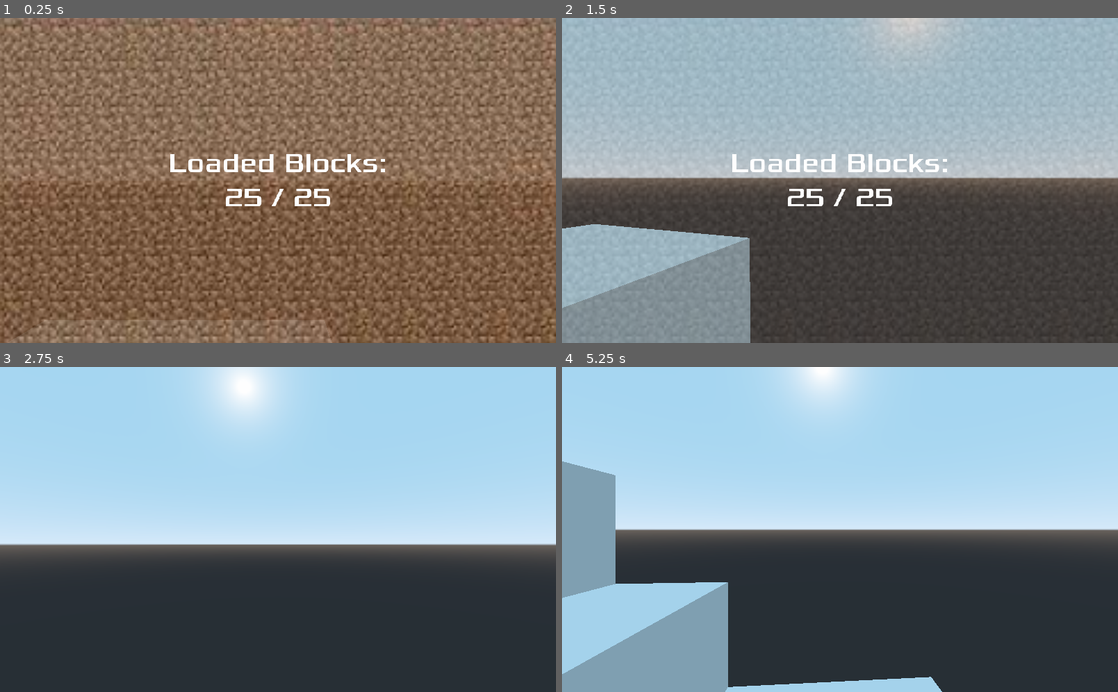
Above: before the commit, frames 1-4 (two rows, left to right).
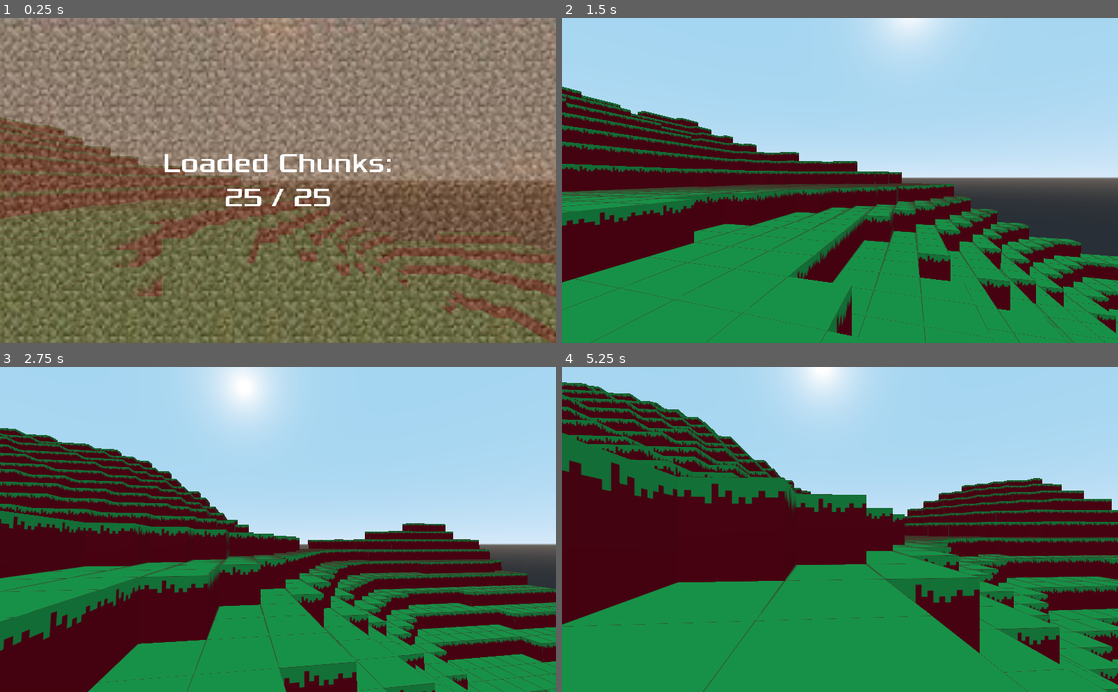
Above: after the commit, the same moments.

Repository: alexmcgowan112/Minecraft-clone
Game: Godot game, scene res://environment/World.tscn
The game is run twice, just before and just after one commit, with the same random seed, the same clock (stepped at 60 frames per second) and the same inputs.
Inputs (mouse positions are in pixels of both pictures, inside the frame that each line leads up to):
- Up to frame 1 (0.25 s): no input
- Up to frame 2 (1.5 s): move the mouse to (867, 180) at 0.52 s; hold Shift (Sprint) 0.53-1.28 s; hold Up (ui_up) from 0.53 s (still down); click (867, 180) at 0.67 s; tap Space (Jump) at 0.77 s; move the mouse to (812, 180) at 1.27 s; tap Shift (Sprint) at 1.35 s; click (812, 180) at 1.42 s
- Up to frame 3 (2.75 s): keep holding Up (ui_up); tap Space (Jump) at 1.52 s; move the mouse to (289, 523) at 2.02 s; hold Shift (Sprint) from 2.03 s (still down); click (289, 523) at 2.17 s
- Up to frame 4 (5.25 s): keep holding Up (ui_up); move the mouse to (834, 536) at 2.77 s; release Shift (Sprint) at 2.78 s; tap Shift (Sprint) at 2.85, 4.35 s; click (834, 536) at 2.92 s; tap Space (Jump) at 3.02, 3.77, 4.52 s; move the mouse to (878, 532) at 3.52 s; hold Shift (Sprint) 3.53-4.28 s; click (878, 532) at 3.67 s; move the mouse to (795, 526) at 4.27 s; click (795, 526) at 4.42 s; move the mouse to (845, 529) at 5.02 s; hold Shift (Sprint) from 5.03 s (still down); click (845, 529) at 5.17 s

The runs differ from the first frame. In frame 1, 26% of the frame differs, in the area x 0-100%, y 0-100%; in frame 2, 95%; in frame 3, 56%; in frame 4, 70%.

Commit message:
prototype

Diff:
--- /dev/null
+++ b/environment/Block.tres
@@ -0,0 +1,6 @@
+[gd_resource type="SpatialMaterial" load_steps=2 format=2]
+
+[ext_resource path="res://environment/grass.png" type="Texture" id=1]
+
+[resource]
+albedo_texture = ExtResource( 1 )
--- a/environment/Block.tscn
+++ b/environment/Block.tscn
@@ -1,14 +1,23 @@
-[gd_scene load_steps=2 format=2]
+[gd_scene load_steps=5 format=2]
+
+[ext_resource path="res://environment/grass.png" type="Texture" id=1]
 
 [sub_resource type="BoxShape" id=1]
 extents = Vector3( 0.5, 0.5, 0.5 )
 
+[sub_resource type="CubeMesh" id=2]
+size = Vector3( 1, 1, 1 )
+
+[sub_resource type="SpatialMaterial" id=3]
+albedo_texture = ExtResource( 1 )
+
 [node name="Block" type="StaticBody"]
 
 [node name="CollisionShape" type="CollisionShape" parent="."]
+transform = Transform( 1, 0, 0, 0, 1, 0, 0, 0, 1, 0.5, 0.5, 0.5 )
 shape = SubResource( 1 )
 
-[node name="CSGBox" type="CSGBox" parent="CollisionShape"]
-width = 1.0
-height = 1.0
-depth = 1.0
+[node name="MeshInstance" type="MeshInstance" parent="."]
+transform = Transform( 1, 0, 0, 0, 1, 0, 0, 0, 1, 0.5, 0.5, 0.5 )
+mesh = SubResource( 2 )
+material/0 = SubResource( 3 )
--- /dev/null
+++ b/environment/BlockHighlight.tscn
@@ -0,0 +1,39 @@
+[gd_scene load_steps=3 format=2]
+
+[sub_resource type="GDScript" id=2]
+script/source = "extends Spatial
+
+"
+
+[sub_resource type="SpatialMaterial" id=1]
+albedo_color = Color( 0, 0, 0, 1 )
+
+[node name="BlockHighlight" type="Spatial"]
+script = SubResource( 2 )
+
+[node name="CSGCombiner" type="CSGCombiner" parent="."]
+transform = Transform( 1, 0, 0, 0, 1, 0, 0, 0, 1, 0.5, 0.5, 0.5 )
+
+[node name="CSGBox" type="CSGBox" parent="CSGCombiner"]
+width = 1.01
+height = 1.01
+depth = 1.01
+material = SubResource( 1 )
+
+[node name="CSGBox2" type="CSGBox" parent="CSGCombiner"]
+operation = 2
+width = 0.99
+height = 0.99
+material = SubResource( 1 )
+
+[node name="CSGBox3" type="CSGBox" parent="CSGCombiner"]
+operation = 2
+width = 0.99
+depth = 0.99
+material = SubResource( 1 )
+
+[node name="CSGBox4" type="CSGBox" parent="CSGCombiner"]
+operation = 2
+height = 0.99
+depth = 0.99
+material = SubResource( 1 )
--- a/environment/Chunk.gd
+++ b/environment/Chunk.gd
@@ -2,24 +2,22 @@
 
 
 var block = load("res://environment/Block.tscn")
-
-var position : Vector2 = Vector2()
 
 var noise
 var player
 
 var blocks = []
 
-func _init(noise, player):
-	self.noise = noise
-	self.player = player
+func _init(worldNoise, thePlayer, position : Vector2):
+	noise = worldNoise
+	player = thePlayer
+	translation.x = position.x
+	translation.z = position.y
 
-	for i in range(-5,6):
-		var row = []
-		for j in range(-5,6):
-			var height = int(noise.get_noise_2d(i,j)*25)
+	for i in range(-5,5):
+		for j in range(-5,5):
+			var height = int(noise.get_noise_2d(position.x+i,position.y+j)*25)
 			var newBlock = block.instance()
 			add_child(newBlock)
 			newBlock.translation = Vector3(i,height,j)
-			row.append(newBlock)
-		blocks.append(row)
+			blocks.append(newBlock)
--- a/environment/Chunk.tscn
+++ b/environment/Chunk.tscn
@@ -1,17 +1,6 @@
-[gd_scene load_steps=4 format=2]
+[gd_scene load_steps=2 format=2]
 
 [ext_resource path="res://environment/Chunk.gd" type="Script" id=1]
 
-[sub_resource type="OpenSimplexNoise" id=1]
-octaves = 2
-
-[sub_resource type="NoiseTexture" id=2]
-noise = SubResource( 1 )
-
 [node name="Chunk" type="Spatial"]
 script = ExtResource( 1 )
-
-[node name="TextureRect" type="TextureRect" parent="."]
-margin_right = 40.0
-margin_bottom = 40.0
-texture = SubResource( 2 )
--- a/environment/World.gd
+++ b/environment/World.gd
@@ -3,7 +3,7 @@
 
 var noise = OpenSimplexNoise.new()
 
-var block = load("res://environment/Block.tscn")
+var chunkScene = preload("res://environment/Chunk.gd")
 
 var test
 
@@ -14,77 +14,49 @@
 
 var playerPosition : Vector2 = Vector2()
 
-var world = []
+var chunks = []
+
+func _ready():
+	load_world()
 
 func load_world():
 	randomize()
 	noise.seed = randi()
-	noise.octaves = 2
-	for i in range(-renderDist,renderDist+1):
-		var row = []
+	for i in range(-renderDist, renderDist+1):
 		for j in range(-renderDist, renderDist+1):
-			var height = int(noise.get_noise_2d(i,j)*25)
-			var newBlock = block.instance()
-			add_child(newBlock)
-			newBlock.translation = Vector3(i,height,j)
-			row.append(newBlock)
+			var newChunk = chunkScene.new(noise, player, Vector2(i*10, j*10))
+			add_child(newChunk)
+			chunks.append(newChunk)
 		loadingScreen.set_progress((i+renderDist+1)*(2*renderDist+1), pow((renderDist*2+1),2))
-		world.append(row)
-	loadingScreen.fade(2)
+		print((i+renderDist+1)*(2*renderDist+1),"/", pow((renderDist*2+1),2)," chunks loaded")
+	loadingScreen.fade(1)
 	player.translation.y = int(noise.get_noise_2d(0,0)*25)+1
 
 func _process(_delta):
-	if world == []:
-		load_world()
-	if Vector2(player.translation.x, player.translation.z) != playerPosition:
-		var moveDir = Vector2(int(player.translation.x), int(player.translation.z)) - playerPosition
-		playerPosition = Vector2(int(player.translation.x), int(player.translation.z))
-		print(playerPosition)
-
-		if moveDir.x > 0:
-			var row = []
-			for j in range(-renderDist,renderDist+1):
-				var height = int(noise.get_noise_2d(renderDist+playerPosition.x,j+playerPosition.y)*25)
-				var newBlock = block.instance()
-				add_child(newBlock)
-				newBlock.translation = Vector3(renderDist+playerPosition.x,height,j+playerPosition.y)
-				row.append(newBlock)
-			for cube in world[0]:
-				cube.queue_free()
-			world.remove(0)
-
-			world.append(row)
-
-		elif moveDir.x < 0:
-			var row = []
-			for j in range(-renderDist,renderDist+1):
-				var height = int(noise.get_noise_2d(-renderDist+playerPosition.x,j+playerPosition.y)*25)
-				var newBlock = block.instance()
-				add_child(newBlock)
-				newBlock.translation = Vector3(-renderDist+playerPosition.x,height,j+playerPosition.y)
-				row.append(newBlock)
-			for cube in world[renderDist*2]:
-				cube.queue_free()
-			world.remove(renderDist*2)
-
-			world.insert(0,row)
-		if moveDir.y > 0:
-			for i in range(-renderDist,renderDist+1):
-				var row = world[i+renderDist]
-				var height = int(noise.get_noise_2d(i+playerPosition.x,renderDist+playerPosition.y)*25)
-				var newBlock = block.instance()
-				add_child(newBlock)
-				newBlock.translation = Vector3(i+playerPosition.x,height,renderDist+playerPosition.y)
-				row.append(newBlock)
-				row[0].queue_free()
-				row.remove(0)
-		elif moveDir.y < 0:
-			for i in range(-renderDist,renderDist+1):
-				var row = world[i+renderDist]
-				var height = int(noise.get_noise_2d(i+playerPosition.x,-renderDist+playerPosition.y)*25)
-				var newBlock = block.instance()
-				add_child(newBlock)
-				newBlock.translation = Vector3(i+playerPosition.x,height,-renderDist+playerPosition.y)
-				row.insert(0,newBlock)
-				row[renderDist*2].queue_free()
-				row.remove(renderDist*2)
+	for chunk in chunks:
+		var xDist = player.translation.x - chunk.translation.x
+		if xDist > 5 + renderDist*10:
+			var newChunk = chunkScene.new(noise, player, Vector2(chunk.translation.x + renderDist * 20 + 10, chunk.translation.z))
+			add_child(newChunk)
+			chunks.append(newChunk)
+			chunks.erase(chunk)
+			chunk.queue_free()
+		elif xDist < -5 - renderDist*10:
+			var newChunk = chunkScene.new(noise, player, Vector2(chunk.translation.x - renderDist * 20 - 10, chunk.translation.z))
+			add_child(newChunk)
+			chunks.append(newChunk)
+			chunks.erase(chunk)
+			chunk.queue_free()
+		var zDist = player.translation.z - chunk.translation.z
+		if zDist > 5 + renderDist*10:
+			var newChunk = chunkScene.new(noise, player, Vector2(chunk.translation.x, chunk.translation.z + renderDist * 20 + 10))
+			add_child(newChunk)
+			chunks.append(newChunk)
+			chunks.erase(chunk)
+			chunk.queue_free()
+		elif zDist < -5 - renderDist*10:
+			var newChunk = chunkScene.new(noise, player, Vector2(chunk.translation.x, chunk.translation.z - renderDist * 20 - 10))
+			add_child(newChunk)
+			chunks.append(newChunk)
+			chunks.erase(chunk)
+			chunk.queue_free()
--- a/environment/World.tscn
+++ b/environment/World.tscn
@@ -1,9 +1,10 @@
-[gd_scene load_steps=5 format=2]
+[gd_scene load_steps=6 format=2]
 
 [ext_resource path="res://player/Player.gd" type="Script" id=1]
 [ext_resource path="res://menus/LoadingScreen.tscn" type="PackedScene" id=2]
 [ext_resource path="res://player/Player.tscn" type="PackedScene" id=3]
 [ext_resource path="res://environment/World.gd" type="Script" id=4]
+[ext_resource path="res://environment/BlockHighlight.tscn" type="PackedScene" id=5]
 
 [node name="World" type="Spatial"]
 script = ExtResource( 4 )
@@ -16,3 +17,6 @@
 
 [node name="Camera" type="Camera" parent="."]
 transform = Transform( -0.707107, 0.5, -0.5, 0, 0.707107, 0.707107, 0.707107, 0.5, -0.5, -10, 10, -10 )
+
+[node name="BlockHighlight" parent="." instance=ExtResource( 5 )]
+script = null
--- a/menus/LoadingScreen.gd
+++ b/menus/LoadingScreen.gd
@@ -3,7 +3,7 @@
 onready var text = $"CanvasLayer/MarginContainer/VBoxContainer/CenterContainer/Progress Text"
 
 func set_progress(blocks : int, toLoad : int):
-	text.text = "Loaded Blocks:\n" + str(blocks) + " / " + str(toLoad)
+	text.text = "Loaded Chunks:\n" + str(blocks) + " / " + str(toLoad)
 
 func fade(fadeTime : float):
 	var tween = $Tween
--- a/player/Player.gd
+++ b/player/Player.gd
@@ -18,6 +18,9 @@
 
 onready var camera = $Camera
 onready var hitbox = $CollisionShape
+onready var rayCast = $Camera/RayCast
+var block = load("res://environment/Block.tscn")
+onready var highlight = get_parent().get_node("BlockHighlight")
 
 
 func _ready():
@@ -75,8 +78,31 @@
 
 	mouseDelta = Vector2()
 
+	#highlight targeted block
+	if rayCast.is_colliding():
+		highlight.visible = true
+		highlight.global_translation = rayCast.get_collider().global_translation
+	else:
+		highlight.visible = false
+
 func _input(event):
 	if event is InputEventMouseMotion:
 		mouseDelta = event.relative
-	if event is InputEventMouseButton and Input.get_mouse_mode() == Input.MOUSE_MODE_VISIBLE:
-		Input.set_mouse_mode(Input.MOUSE_MODE_CAPTURED)
+	if event is InputEventMouseButton and event.pressed:
+		if Input.get_mouse_mode() == Input.MOUSE_MODE_VISIBLE:
+			Input.set_mouse_mode(Input.MOUSE_MODE_CAPTURED)
+		if event.button_index == 1:
+			if rayCast.is_colliding():
+				rayCast.get_collider().queue_free()
+		else:
+			if rayCast.is_colliding():
+				var placeOffset = rayCast.get_collision_normal()
+				var blockPos = rayCast.get_collider().global_translation
+				var newPos = Vector3(blockPos.x+round(placeOffset.x), blockPos.y+round(placeOffset.y), blockPos.z+round(placeOffset.z))
+				var diff = newPos-global_translation+Vector3(0.5,0,0.5)
+				if not(abs(diff.x)<0.8 and abs(diff.z)<0.8 and diff.y<1.8 and diff.y>-1):
+					var chunk = rayCast.get_collider().get_parent()
+					var newBlock = block.instance()
+					chunk.add_child(newBlock)
+					newBlock.global_translation = newPos
+					chunk.blocks.append(newBlock)
--- a/player/Player.tscn
+++ b/player/Player.tscn
@@ -12,7 +12,6 @@
 [node name="Camera" type="Camera" parent="."]
 transform = Transform( 1, 0, 0, 0, 1, 0, 0, 0, 1, 0, 1.5, 0 )
 
-[node name="CSGBox" type="CSGBox" parent="."]
-transform = Transform( 1, 0, 0, 0, 1, 0, 0, 0, 1, 0, 1, 0 )
-width = 0.6
-depth = 0.6
+[node name="RayCast" type="RayCast" parent="Camera"]
+enabled = true
+cast_to = Vector3( 0, 0, -3 )
--- a/project.godot
+++ b/project.godot
@@ -106,4 +106,5 @@
 
 [rendering]
 
+quality/driver/driver_name="GLES2"
 environment/default_environment="res://default_env.tres"
Binary file added: Export Files/html/index.apple-touch-icon.png
Not shown, added: Export Files/html/index.apple-touch-icon.png.import
Binary file added: Export Files/html/index.icon.png
Not shown, added: Export Files/html/index.icon.png.import
Binary file added: Export Files/html/index.png
Not shown, added: Export Files/html/index.png.import
Not shown, changed: addons/kanban_tasks/data.json
Binary file added: environment/HighlightedBlock.png
Not shown, added: environment/HighlightedBlock.png.import
Binary file added: environment/grass.png
Not shown, added: environment/grass.png.import
Not shown, added: export_presets.cfg
(and 17 more such lines)
